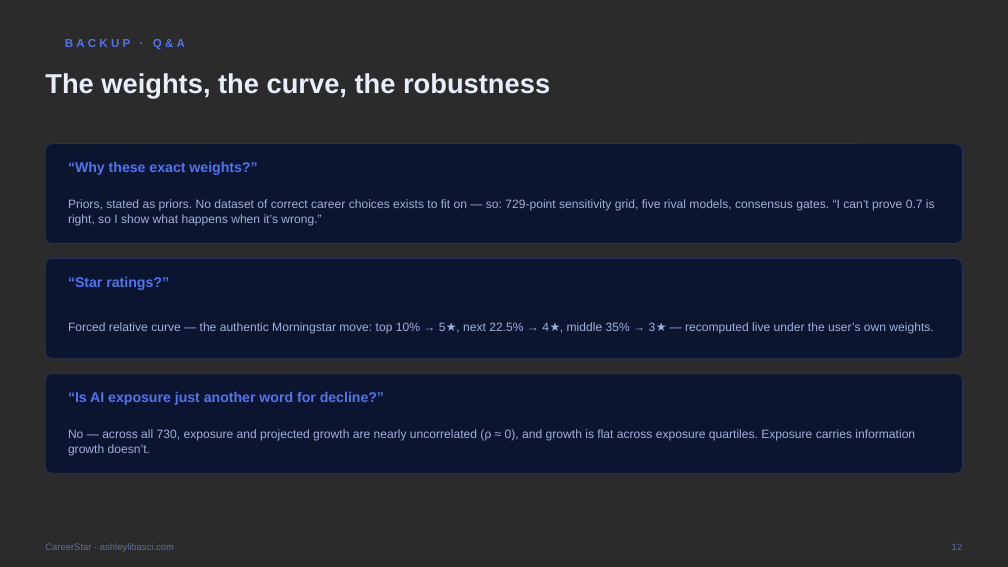
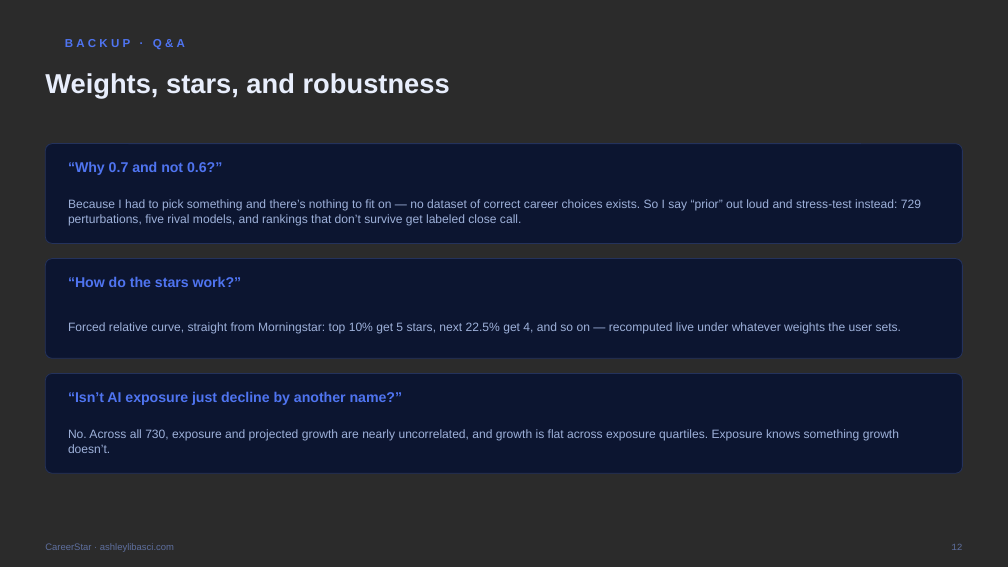
Before and after one commit to ashleylibasci/careerstar, a slide deck: slide 12 of docs/CareerStar-CapitalOne.pptx. Drawn at 1008x567 pixels with LibreOffice and Linux fonts; fonts in the diff are those of the drawing; background and template pictures are left out; a plain dark background stands for a picture behind light text. Boxes give left, top, right and bottom in pixels: in the first picture for what was removed or moved away, otherwise in the second. Text is boxed around its words. In the diff, an @@ line names an element or a change of style, - is before the commit and + after.

```diff
--- a/docs/CareerStar-CapitalOne.pptx
+++ b/docs/CareerStar-CapitalOne.pptx
@@ text at box(45, 73, 450, 98): text changed @@
-The weights, the curve, the robustness
+Weights, stars, and robustness
@@ text at box(68, 161, 222, 175): text changed @@
-“Why these exact weights?”
+“Why 0.7 and not 0.6?”
@@ text at box(68, 199, 921, 225): text changed @@
-Priors, stated as priors. No dataset of correct career choices exists to fit on — so: 729-point sensitivity grid, five rival models, consensus gates. “I can’t prove 0.7 is right, so I show what happens when it’s wrong.”
+Because I had to pick something and there’s nothing to fit on — no dataset of correct career choices exists. So I say “prior” out loud and stress-test instead: 729 perturbations, five rival models, and rankings that don’t survive get labeled close call.
@@ text at box(68, 276, 242, 287): text changed @@
-“Star ratings?”
+“How do the stars work?”
@@ text at box(68, 322, 902, 333): text changed @@
-Forced relative curve — the authentic Morningstar move: top 10% → 5★, next 22.5% → 4★, middle 35% → 3★ — recomputed live under the user’s own weights.
+Forced relative curve, straight from Morningstar: top 10% get 5 stars, next 22.5% get 4, and so on — recomputed live under whatever weights the user sets.
@@ text at box(68, 391, 403, 405): text changed @@
-“Is AI exposure just another word for decline?”
+“Isn’t AI exposure just decline by another name?”
@@ text at box(68, 429, 899, 453): text changed @@
-No — across all 730, exposure and projected growth are nearly uncorrelated (ρ ≈ 0), and growth is flat across exposure quartiles. Exposure carries information growth doesn’t.
+No. Across all 730, exposure and projected growth are nearly uncorrelated, and growth is flat across exposure quartiles. Exposure knows something growth doesn’t.
```
Also in this commit, not shown: 8 other slides changed, 5 slides added, 5 slides removed, 1 other file.
